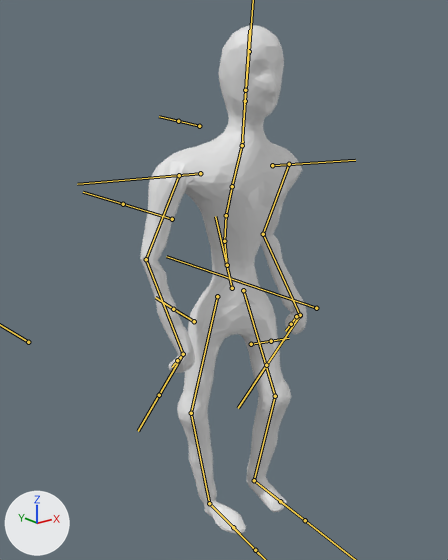
The FBX model Assets/Characters/Prefabs/Mayan/Mayan.fbx, before and after one commit.
The view is the same before and after, from a 50 mm lens placed at (-1.345, -1.593, 1.578), pointed at (-0.056, 0.018, 0.933). Arrows for +X, +Y and +Z are at lower left; the lights stay in place. Both versions are drawn at frame 21 of the action 'MayanArm|Idle'; the numbers are the values there. The bones that bend it are drawn over the model as lines.

The first picture shows 'Mayan'.
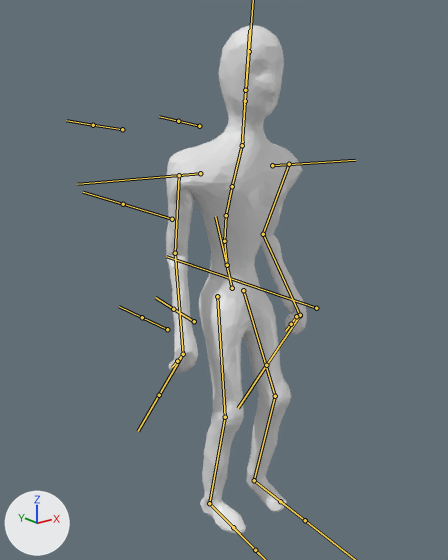
Edits to the bpy script that builds the scene:
```text
Change bone_upperleg_r:
    where bone_upperleg_r = bpy.data.objects['MayanArm'].pose.bones['UpperLeg.r']  # child of 'LowerBody'
    bone_upperleg_r.rotation_quaternion: (0.833, -0.047, 0.539, 0.12) -> (0.996, -0.085, 0.014, 0.031)  # degrees (7, 65, 21) -> degrees (-10, 2, 3)
Change bone_foot_r:
    where bone_foot_r = bpy.data.objects['MayanArm'].pose.bones['Foot.r']  # child of 'LowerLeg.r'
    bone_foot_r.rotation_quaternion: (0.823, -0.226, -0.143, -0.502) -> (0.991, -0.13, -0.019, 0.007)  # degrees (-15, -27, -59) -> degrees (-15, -2, 1)
Change bone_upperarm_r:
    where bone_upperarm_r = bpy.data.objects['MayanArm'].pose.bones['UpperArm.r']  # child of 'Shoulder.r'
    bone_upperarm_r.rotation_quaternion: (0.777, 0.322, -0.336, 0.423) -> (0.642, -0.229, 0.191, 0.706)  # degrees (21, -53, 47) -> degrees (-2, 35, 95)
Change bone_hand_r:
    where bone_hand_r = bpy.data.objects['MayanArm'].pose.bones['Hand.r']  # child of 'LowerArm.r'
    bone_hand_r.rotation_quaternion: (0.671, 0.466, 0.571, 0.081) -> (0.8, 0.525, -0.237, 0.167)  # degrees (97, 44, 62) -> degrees (66, -34, 1)
```

Boxes (x1, y1, x2, y2) around the edits, measured in the pictures (448 x 560 px):
'Mayan', posed (15% narrower)
    before: (140, 25, 307, 534)
    after: (166, 25, 307, 534)
bone 'UpperLeg.r', root to tip
    before: (217, 296) to (191, 413)
    after: (217, 296) to (225, 417)
bone 'UpperArm.r', root to tip
    before: (179, 175) to (146, 259)
    after: (179, 175) to (175, 253)
